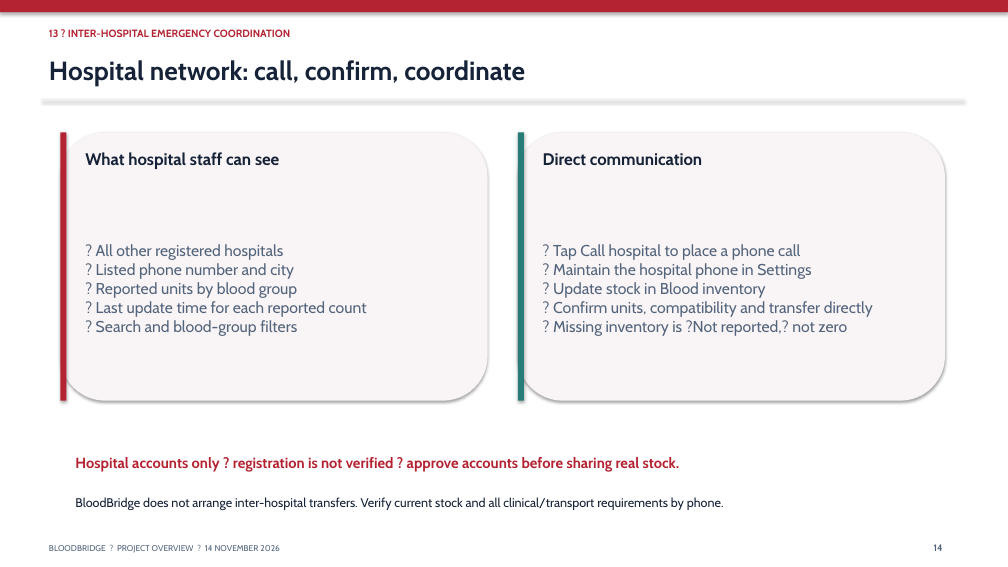
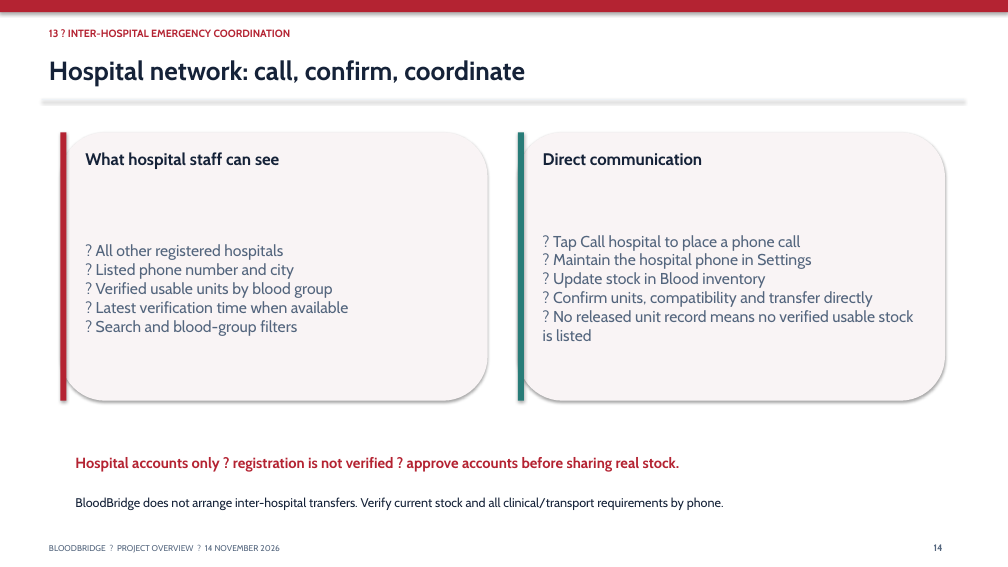
Before and after one commit to jaladanisuribabu/BloodBridgeDonor, a slide deck: slide 14 of docs/BloodBridge-Project-Presentation.pptx. Drawn at 1008x567 pixels with LibreOffice and Linux fonts; fonts in the diff are those of the drawing. Boxes give left, top, right and bottom in pixels: in the first picture for what was removed or moved away, otherwise in the second. Text is boxed around its words. In the diff, an @@ line names an element or a change of style, - is before the commit and + after.

```diff
--- a/docs/BloodBridge-Project-Presentation.pptx
+++ b/docs/BloodBridge-Project-Presentation.pptx
@@ text at [543,235,914,341]: text changed @@
-? Tap Call hospital to place a phone call
-? Maintain the hospital phone in Settings
-? Update stock in Blood inventory
-? Confirm units, compatibility and transfer directly
-? Missing inventory is ?Not reported,? not zero
+? Tap Call hospital to place a phone call
+? Maintain the hospital phone in Settings
+? Update stock in Blood inventory
+? Confirm units, compatibility and transfer directly
+? No released unit record means no verified usable stock is listed
@@ text at [96,244,349,336]: text changed @@
-? All other registered hospitals
-? Listed phone number and city
-? Reported units by blood group
-? Last update time for each reported count
-? Search and blood-group filters
+? All other registered hospitals
+? Listed phone number and city
+? Verified usable units by blood group
+? Latest verification time when available
+? Search and blood-group filters
```
Also in this commit, not shown: 5 other slides changed, 1 slide added, 20 other files.
